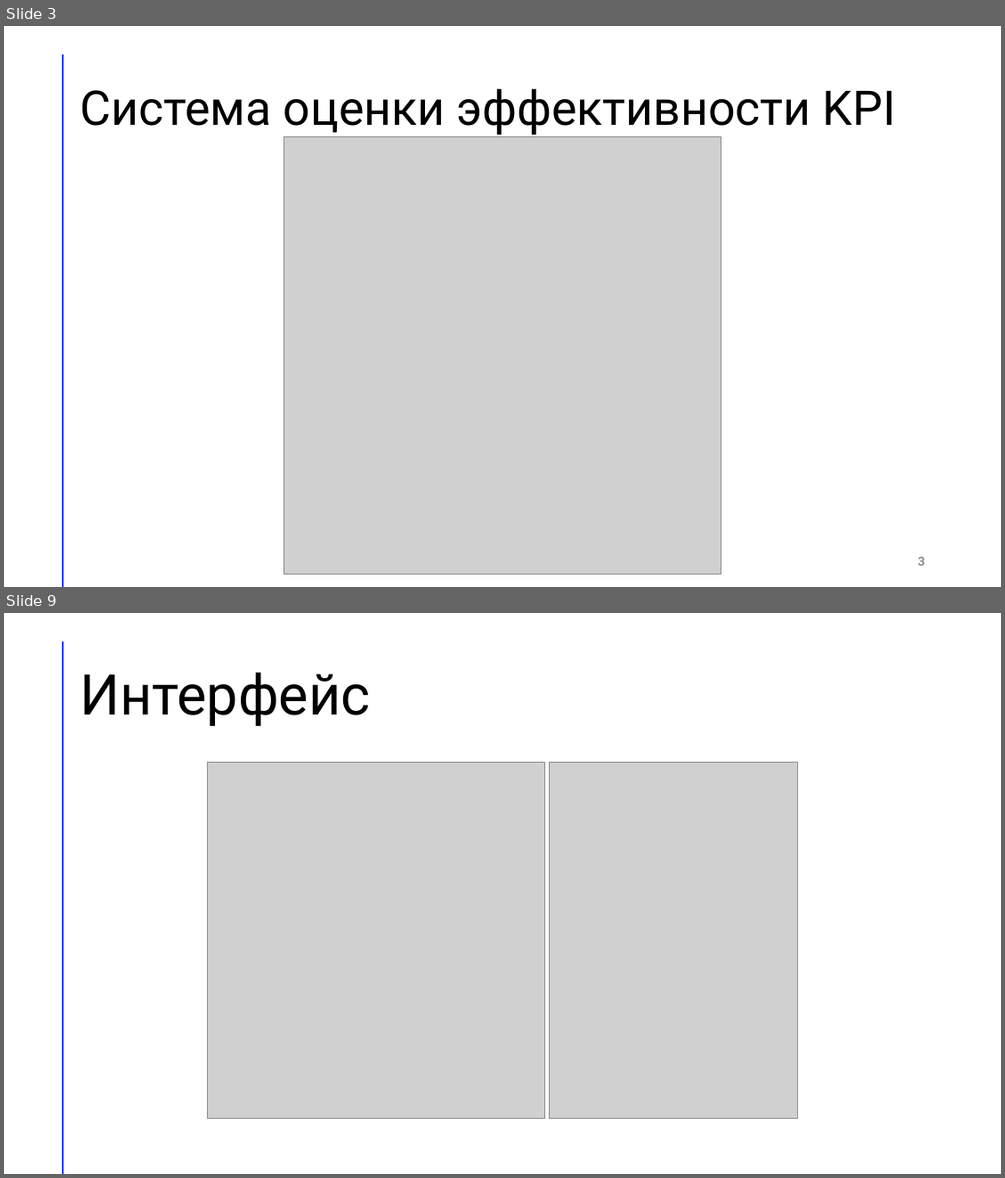
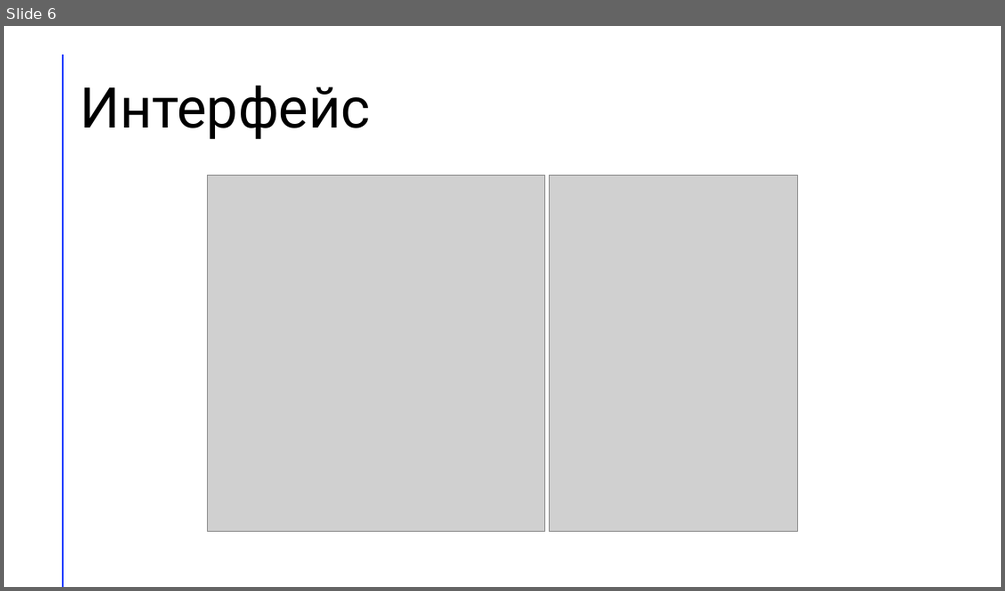
Before and after one commit to n2kkrd/books, a slide deck: DiplomKatya/KatyaDiplomPresent.pptx. Shown one above the other, each under a label of ours: slides 3 and 9 before the commit, slide 6 after it; the slides between them are not shown. The pictures are 1005x1178 and 1005x591 pixels, drawn with LibreOffice and Linux fonts; fonts in the diff are those of the drawing; grey boxes stand for pictures. Boxes give left, top, right and bottom in pixels: in the first picture for what was removed or moved away, otherwise in the second. Text is boxed around its words. In the diff, an @@ line names an element or a change of style, - is before the commit and + after.

```diff
--- a/DiplomKatya/KatyaDiplomPresent.pptx
+++ b/DiplomKatya/KatyaDiplomPresent.pptx
@@ slide 3 removed at (4,26,1001,587), background #FFFFFF; not listed: 1 template element that a slide beside it also shows @@
@@ title removed at (80,88,896,137) @@
-Система оценки эффективности KPI
@@ picture removed at (283,136,721,574) @@
@@ page number removed at (918,556,925,565) @@
-3
@@ what was slide 9 is now slide 6 @@
```
Also in this commit, not shown: 5 slides changed, 7 slides added, 5 other slides removed, 7 other files.
